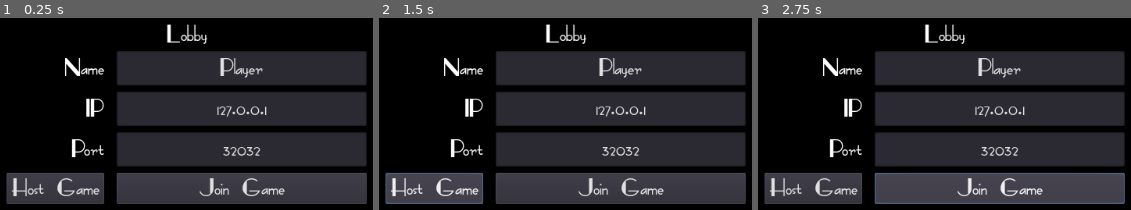
Above: before the commit, frames 1-3 (left to right).
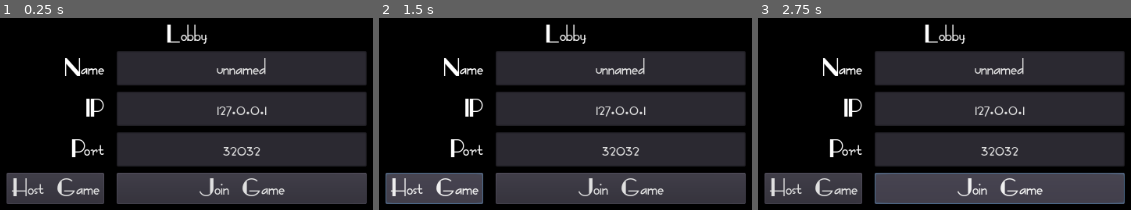
Above: after the commit, the same moments.

Repository: mc-carthy/gdGetaway
Game: Godot game, scene res://Lobby/Lobby.tscn
Two runs of this game, one before a commit and one after it. Both use one fixed random seed, a clock stepped at 60 frames per second and the inputs below.
Inputs:
- Up to frame 1 (0.25 s): no input
- Up to frame 2 (1.5 s): tap Enter at 0.5 s; click "Host Game" at 1.25 s
- Up to frame 3 (2.75 s): click "Join Game" at 2 s

The runs differ from the first frame. In frame 1, 0.5% of the frame differs, in the area x 57-72%, y 20-32%; in frame 2, 0.5%; in frame 3, 0.5%.

Commit message:
Create save file script

Diff:
--- a/Lobby/Lobby.gd
+++ b/Lobby/Lobby.gd
@@ -1,6 +1,7 @@
 extends Control
 
-
+func _ready() -> void:
+	$VBoxContainer/CenterContainer/GridContainer/NameTextBox.text = SaveGame.save_data['player_name']
 
 func _on_HostButton_pressed() -> void:
 	Network.create_server()
--- /dev/null
+++ b/SaveGame/SaveGame.gd
@@ -0,0 +1,25 @@
+extends Node
+
+const SAVE_LOCATION: String = "user://SaveData.json"
+
+var save_data: Dictionary = {}
+
+func _ready() -> void:
+	save_data = get_data()
+
+func get_data() -> Dictionary:
+	var file: File = File.new()
+	if not file.file_exists(SAVE_LOCATION):
+		save_data = { 'player_name': 'unnamed' }
+		save_game()
+	file.open(SAVE_LOCATION, File.READ)
+	var content: String = file.get_as_text()
+	var data: Dictionary = parse_json(content)
+	save_data = data
+	file.close()
+	return data
+
+func save_game() -> void:
+	var save_game_file = File.new()
+	save_game_file.open(SAVE_LOCATION, File.WRITE)
+	save_game_file.store_line(to_json(save_data))
--- a/project.godot
+++ b/project.godot
@@ -22,6 +22,7 @@
 [autoload]
 
 Network="*res://Networking/Network.gd"
+SaveGame="*res://SaveGame/SaveGame.gd"
 
 [rendering]
 
